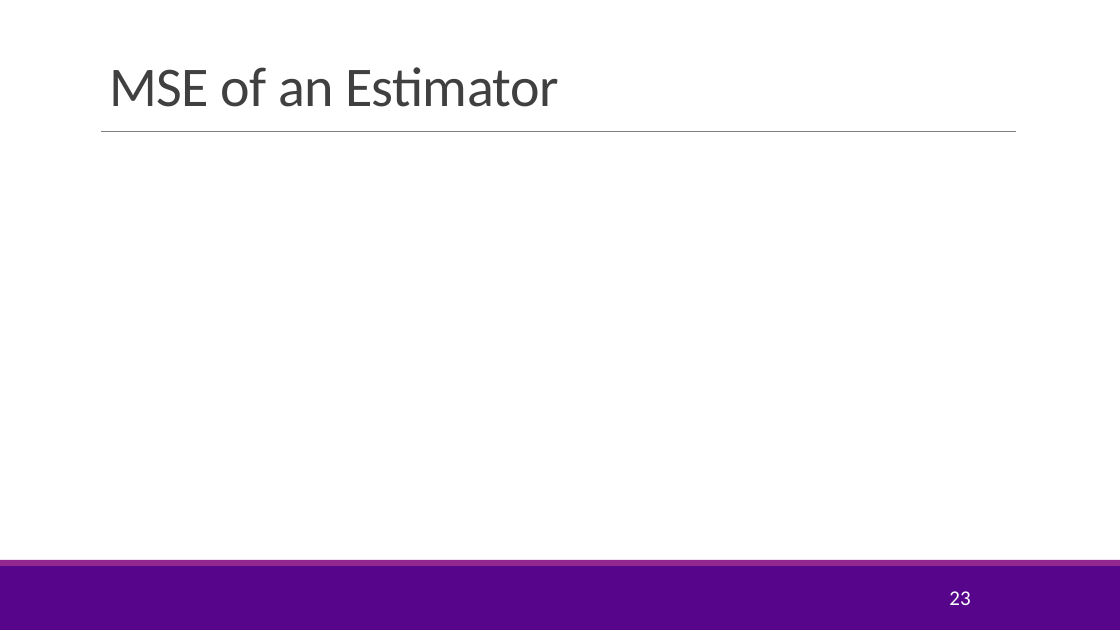
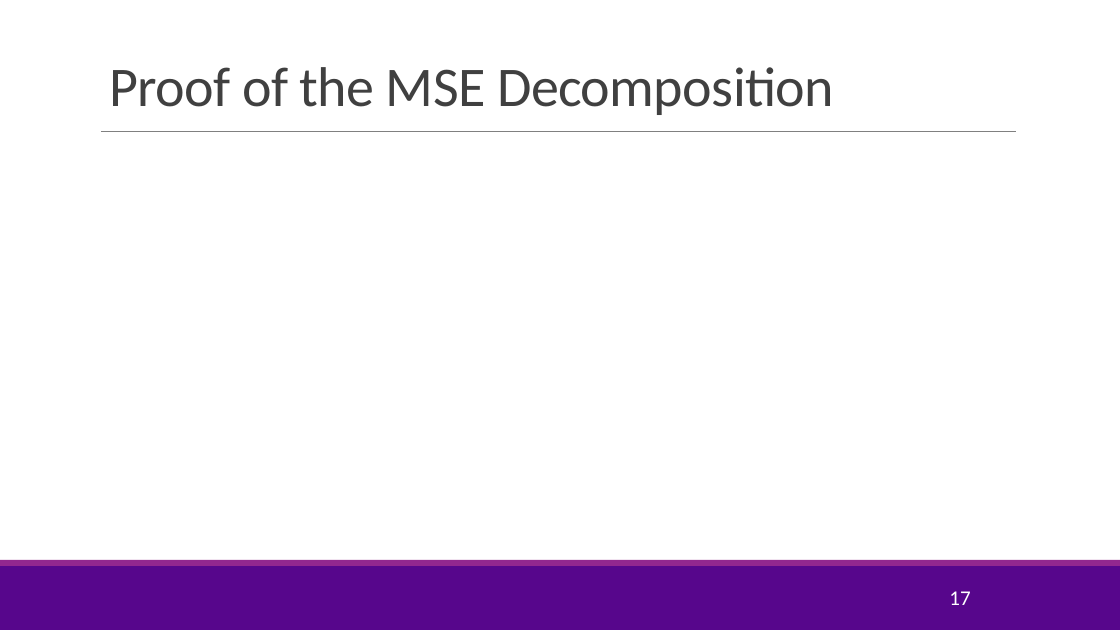
Before and after one commit to sdrangan/introml, a slide deck: slide 17 of lectures/Lect04_ModelSelection.pptx (slide 23 before the commit). Drawn at 1120x630 pixels with LibreOffice and Linux fonts; fonts in the diff are those of the drawing; grey boxes stand for pictures; background and template pictures are left out. Boxes give left, top, right and bottom in pixels: in the first picture for what was removed or moved away, otherwise in the second. Text is boxed around its words. In the diff, an @@ line names an element or a change of style, - is before the commit and + after.

```diff
--- a/lectures/Lect04_ModelSelection.pptx
+++ b/lectures/Lect04_ModelSelection.pptx
@@ title at [109, 67, 834, 115]: text changed @@
-MSE of an Estimator
+Proof of the MSE Decomposition
@@ page number at [949, 591, 970, 605]: text changed @@
-23
+17
```
Also in this commit, not shown: 9 other slides changed, 8 slides added, 7 slides removed, 12 other files.
